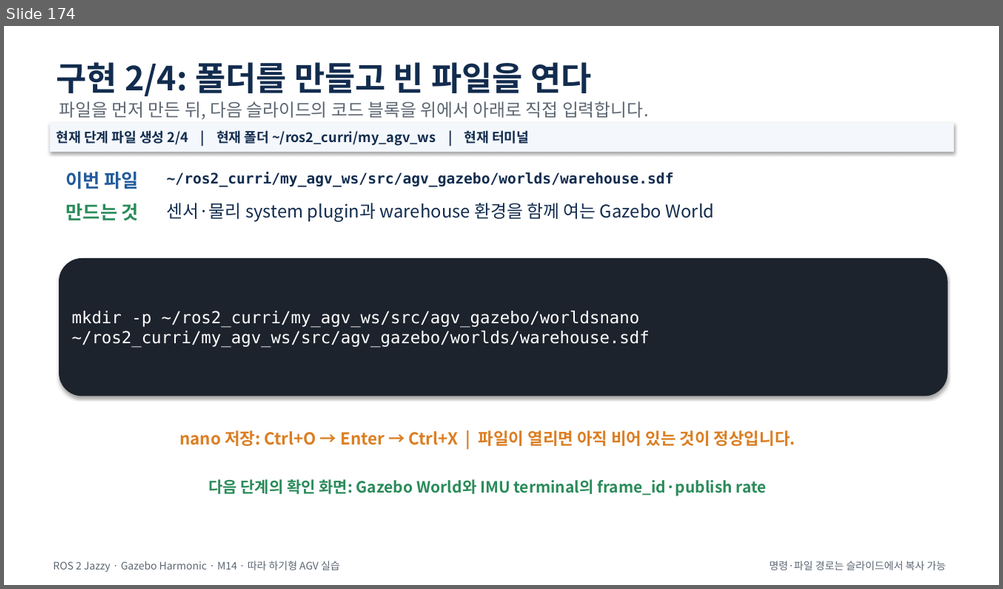
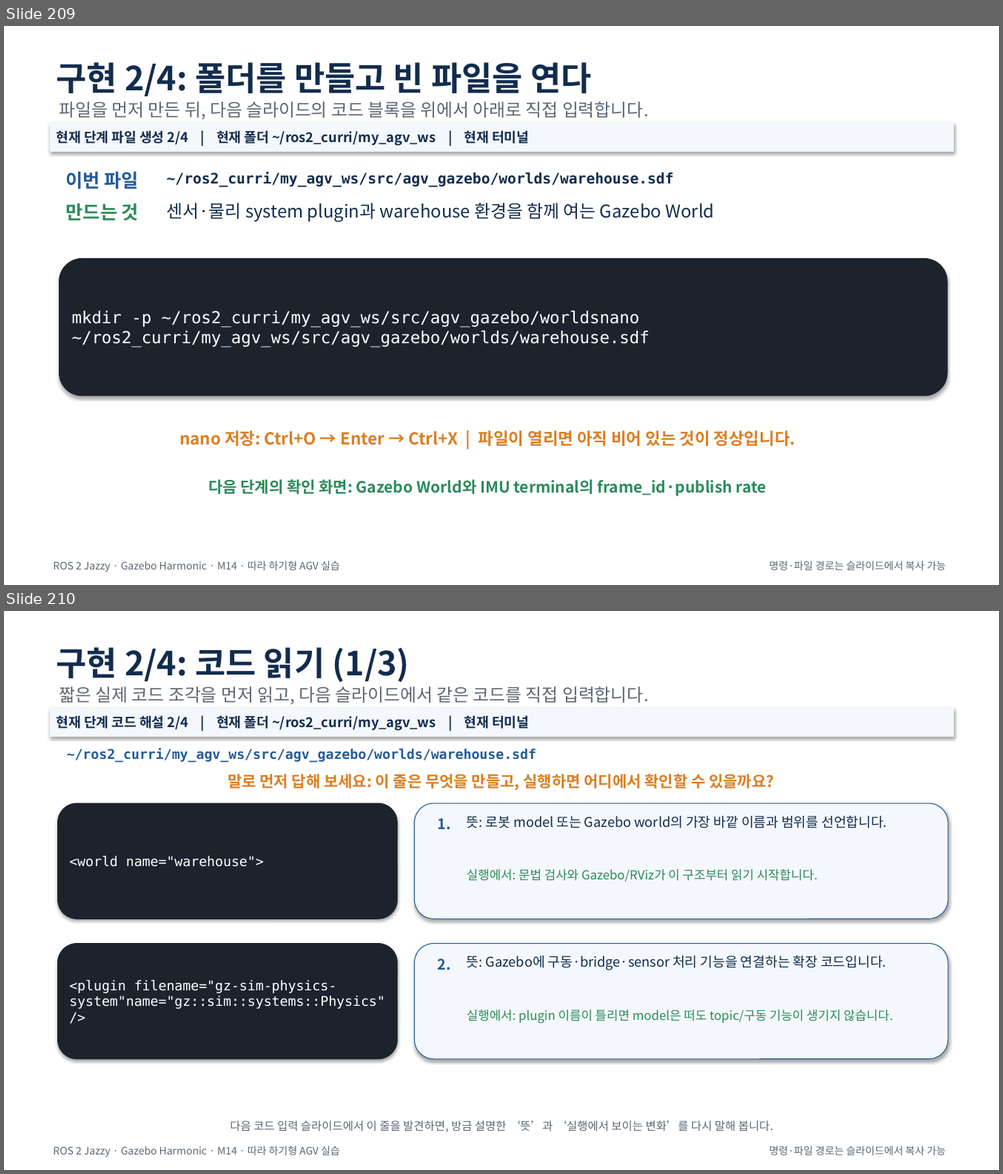
Before and after one commit to choimagon/ros2_curri, a slide deck: blocks/D_sensors/Block_D_M시리즈_통합_따라하기.pptx. Shown one above the other, each under a label of ours: slide 174 before the commit, slides 209 and 210 after it. The pictures are 1003x589 and 1003x1174 pixels, drawn with LibreOffice and Linux fonts; fonts in the diff are those of the drawing. Boxes give left, top, right and bottom in pixels: in the first picture for what was removed or moved away, otherwise in the second. Text is boxed around its words. In the diff, an @@ line names an element or a change of style, - is before the commit and + after.

```diff
--- a/blocks/D_sensors/Block_D_M시리즈_통합_따라하기.pptx
+++ b/blocks/D_sensors/Block_D_M시리즈_통합_따라하기.pptx
@@ slide 210 added at (x1=4, y1=611, x2=999, y2=1170), background #FFFFFF @@
@@ text added at (x1=57, y1=647, x2=410, y2=682), 32 pt, text #122C4E, bold @@
+구현 2/4: 코드 읽기 (1/3)
@@ text added at (x1=60, y1=686, x2=649, y2=704), 17 pt, text #5C6672 @@
+짧은 실제 코드 조각을 먼저 읽고, 다음 슬라이드에서 같은 코드를 직접 입력합니다.
@@ rectangle added at (x1=51, y1=708, x2=953, y2=736), fill #F4F7FB, outline #F4F7FB 0.75 pt, 13 pt, text #122C4E, bold @@
+현재 단계 코드 해설 2/4 | 현재 폴더 ~/ros2_curri/my_agv_ws | 현재 터미널
@@ text added at (x1=67, y1=749, x2=536, y2=763), 13 pt, text #225B9B, bold @@
+~/ros2_curri/my_agv_ws/src/agv_gazebo/worlds/warehouse.sdf
@@ text added at (x1=227, y1=774, x2=774, y2=790), 15 pt, text #DB7E22, bold @@
+말로 먼저 답해 보세요: 이 줄은 무엇을 만들고, 실행하면 어디에서 확인할 수 있을까요?
@@ rounded rectangle added at (x1=58, y1=803, x2=397, y2=919), fill #1D232D, outline #1D232D 0.75 pt, 13 pt, text #FFFFFF @@
+<world name="warehouse">
@@ rounded rectangle added at (x1=415, y1=803, x2=948, y2=919), fill #F4F7FB, outline #225B9B 0.75 pt @@
@@ text added at (x1=438, y1=818, x2=451, y2=830), 14 pt, text #225B9B, bold @@
+1.
@@ text added at (x1=466, y1=815, x2=886, y2=829), 13 pt, text #122C4E @@
+뜻: 로봇 model 또는 Gazebo world의 가장 바깥 이름과 범위를 선언합니다.
@@ text added at (x1=466, y1=869, x2=817, y2=882), 12 pt, text #2A8B5A @@
+실행에서: 문법 검사와 Gazebo/RViz가 이 구조부터 읽기 시작합니다.
@@ rounded rectangle added at (x1=58, y1=944, x2=397, y2=1059), fill #1D232D, outline #1D232D 0.75 pt, 13 pt, text #FFFFFF @@
+<plugin filename="gz-sim-physics-system"name="gz::sim::systems::Physics"/>
@@ rounded rectangle added at (x1=415, y1=944, x2=948, y2=1059), fill #F4F7FB, outline #225B9B 0.75 pt @@
@@ text added at (x1=438, y1=959, x2=451, y2=971), 14 pt, text #225B9B, bold @@
+2.
@@ text added at (x1=466, y1=956, x2=885, y2=971), 13 pt, text #122C4E @@
+뜻: Gazebo에 구동·bridge·sensor 처리 기능을 연결하는 확장 코드입니다.
@@ text added at (x1=466, y1=1010, x2=893, y2=1023), 12 pt, text #2A8B5A @@
+실행에서: plugin 이름이 틀리면 model은 떠도 topic/구동 기능이 생기지 않습니다.
@@ text added at (x1=230, y1=1121, x2=773, y2=1133), 11 pt, text #5C6672 @@
+다음 코드 입력 슬라이드에서 이 줄을 발견하면, 방금 설명한 ‘뜻’과 ‘실행에서 보이는 변화’를 다시 말해 봅니다.
@@ text added at (x1=53, y1=1146, x2=340, y2=1157), 10 pt, text #5C6672 @@
+ROS 2 Jazzy · Gazebo Harmonic · M14 · 따라 하기형 AGV 실습
@@ text added at (x1=769, y1=1146, x2=946, y2=1156), 10 pt, text #5C6672 @@
+명령·파일 경로는 슬라이드에서 복사 가능
@@ what was slide 174 is now slide 209 @@
```
Also in this commit, not shown: 56 other slides added, 54 other files.
